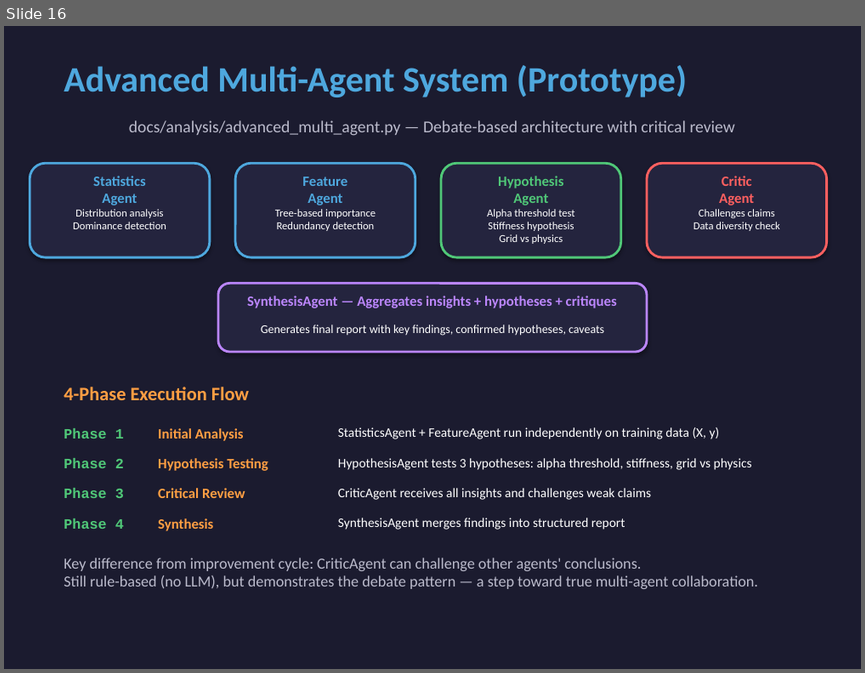
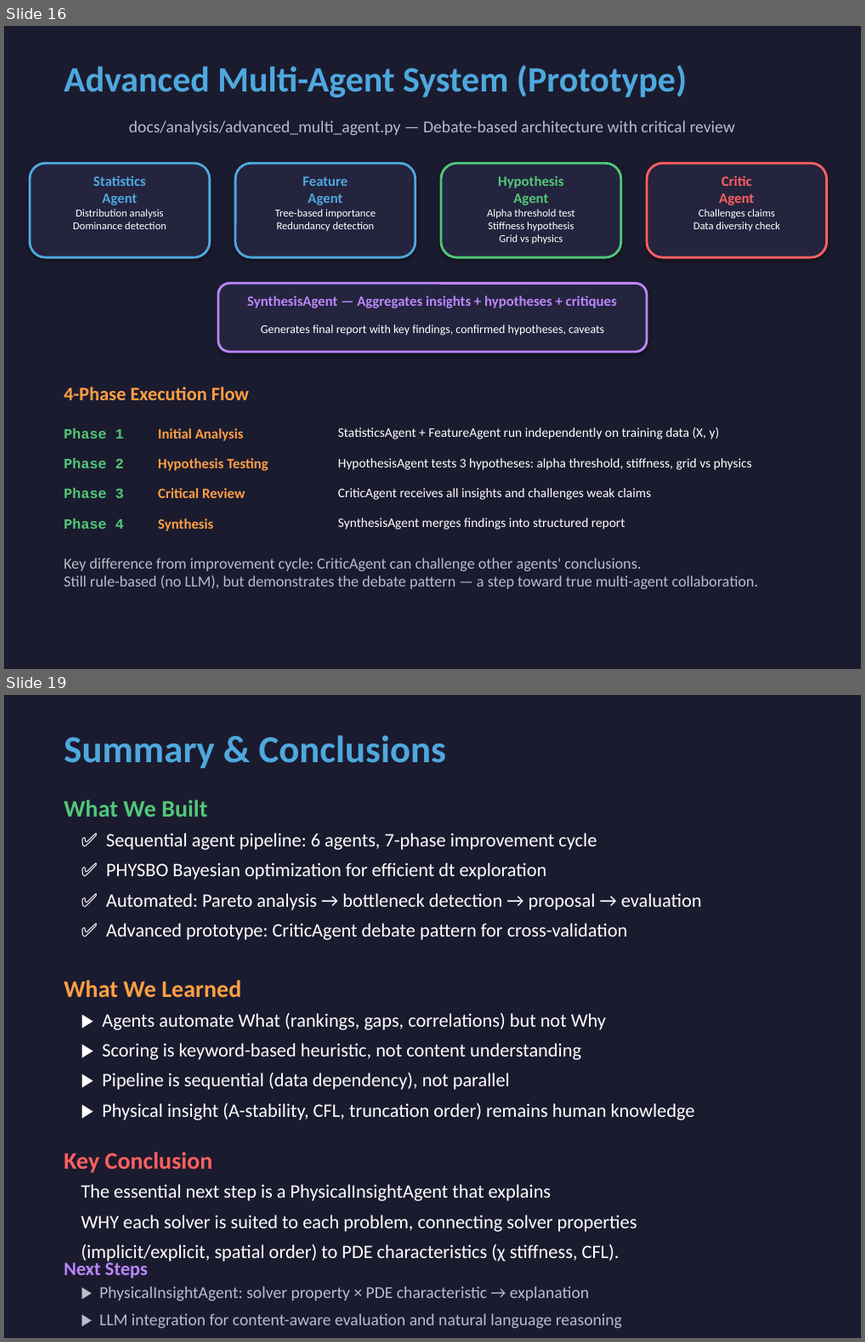
Before and after one commit to k-yoshimi/fusion-heat-transport-ai, a slide deck: docs/improvement_cycle_slides.pptx. Shown one above the other, each under a label of ours: slide 16 before the commit, slides 16 and 19 after it; the slides between them are not shown. The pictures are 865x673 and 865x1342 pixels, drawn with LibreOffice and Linux fonts; fonts in the diff are those of the drawing. Boxes give left, top, right and bottom in pixels: in the first picture for what was removed or moved away, otherwise in the second. Text is boxed around its words. In the diff, an @@ line names an element or a change of style, - is before the commit and + after.

```diff
--- a/docs/improvement_cycle_slides.pptx
+++ b/docs/improvement_cycle_slides.pptx
@@ slide 19 added at <box>4,695,861,1338</box>, background #1B1B2F @@
@@ text added at <box>64,735,446,768</box>, 32 pt, text #4EA8DE, bold @@
+Summary & Conclusions
@@ text added at <box>64,800,207,817</box>, 20 pt, text #50C878, bold @@
+What We Built
@@ text added at <box>106,833,702,940</box>, 16 pt, text #FFFFFF @@
+✅ Sequential agent pipeline: 6 agents, 7-phase improvement cycle
+✅ PHYSBO Bayesian optimization for efficient dt exploration
+✅ Automated: Pareto analysis → bottleneck detection → proposal → evaluation
+✅ Advanced prototype: CriticAgent debate pattern for cross-validation
@@ text added at <box>64,980,241,998</box>, 20 pt, text #FF9F43, bold @@
+What We Learned
@@ text added at <box>102,1013,695,1120</box>, 16 pt, text #FFFFFF @@
+▶ Agents automate What (rankings, gaps, correlations) but not Why
+▶ Scoring is keyword-based heuristic, not content understanding
+▶ Pipeline is sequential (data dependency), not parallel
+▶ Physical insight (A-stability, CFL, truncation order) remains human knowledge
@@ text added at <box>64,1151,213,1173</box>, 20 pt, text #FF6060, bold @@
+Key Conclusion
@@ text added at <box>81,1184,637,1263</box>, 16 pt, text #FFFFFF @@
+The essential next step is a PhysicalInsightAgent that explains
+WHY each solver is suited to each problem, connecting solver properties
+(implicit/explicit, spatial order) to PDE characteristics (χ stiffness, CFL).
@@ text added at <box>64,1259,148,1278</box>, 16 pt, text #BB86FC, bold @@
+Next Steps
@@ text added at <box>99,1286,622,1328</box>, 14 pt, text #BBBBCC @@
+▶ PhysicalInsightAgent: solver property × PDE characteristic → explanation
+▶ LLM integration for content-aware evaluation and natural language reasoning
```
Also in this commit, not shown: 1 slide changed, 2 other slides added, 1 slide removed, 2 other files.
